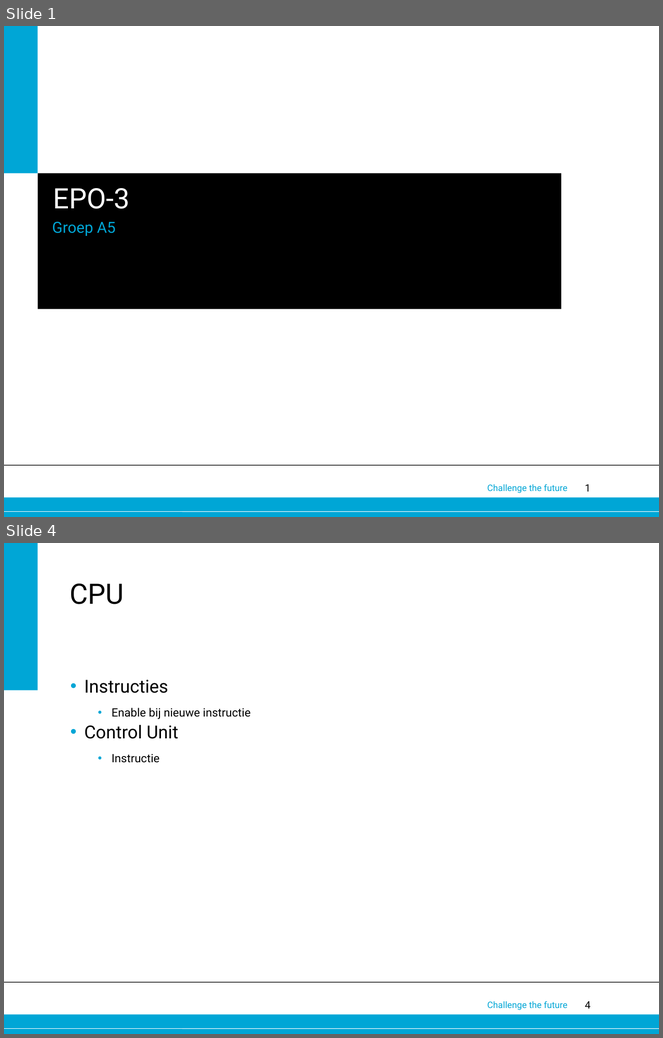
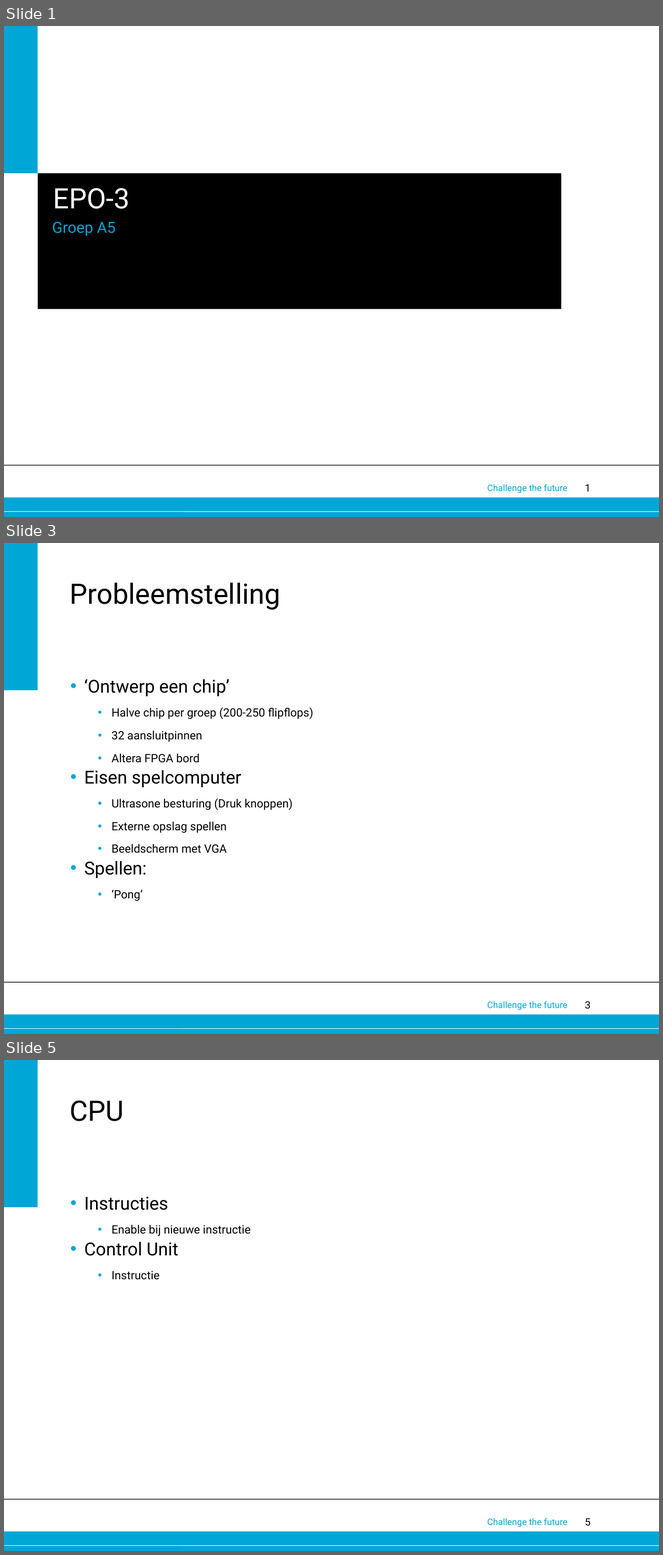
Before and after one commit to 0v3rf10w/epo3a5, a slide deck: Eindpresentatie.pptx. Shown one above the other, each under a label of ours: slides 1 and 4 before the commit, slides 1, 3 and 5 after it; the slides between them are not shown. The pictures are 663x1038 and 663x1555 pixels, drawn with LibreOffice and Linux fonts; fonts in the diff are those of the drawing; background and template pictures are left out. Boxes give left, top, right and bottom in pixels: in the first picture for what was removed or moved away, otherwise in the second. Text is boxed around its words. In the diff, an @@ line names an element or a change of style, - is before the commit and + after.

```diff
--- a/Eindpresentatie.pptx
+++ b/Eindpresentatie.pptx
@@ slide 3 added at [4, 543, 659, 1034], background #FFFFFF; not listed: 6 template elements that a slide beside it also shows @@
@@ title added at [70, 583, 280, 610], 44 pt, text #000000 @@
+Probleemstelling
@@ text added at [84, 679, 313, 901], 18 pt, text #000000 @@
+• ‘Ontwerp een chip’
+  • Halve chip per groep (200-250 flipflops)
+  • 32 aansluitpinnen
+  • Altera FPGA bord
+• Eisen spelcomputer
+  • Ultrasone besturing (Druk knoppen)
+  • Externe opslag spellen
+  • Beeldscherm met VGA
+• Spellen:
+  • ‘Pong’
@@ what was slide 4 is now slide 5 @@
@@ page number at [585, 1519, 591, 1526]: text changed @@
-4
+5
```
Also in this commit, not shown: 8 other slides added, 2 slides removed, 1 other file.
